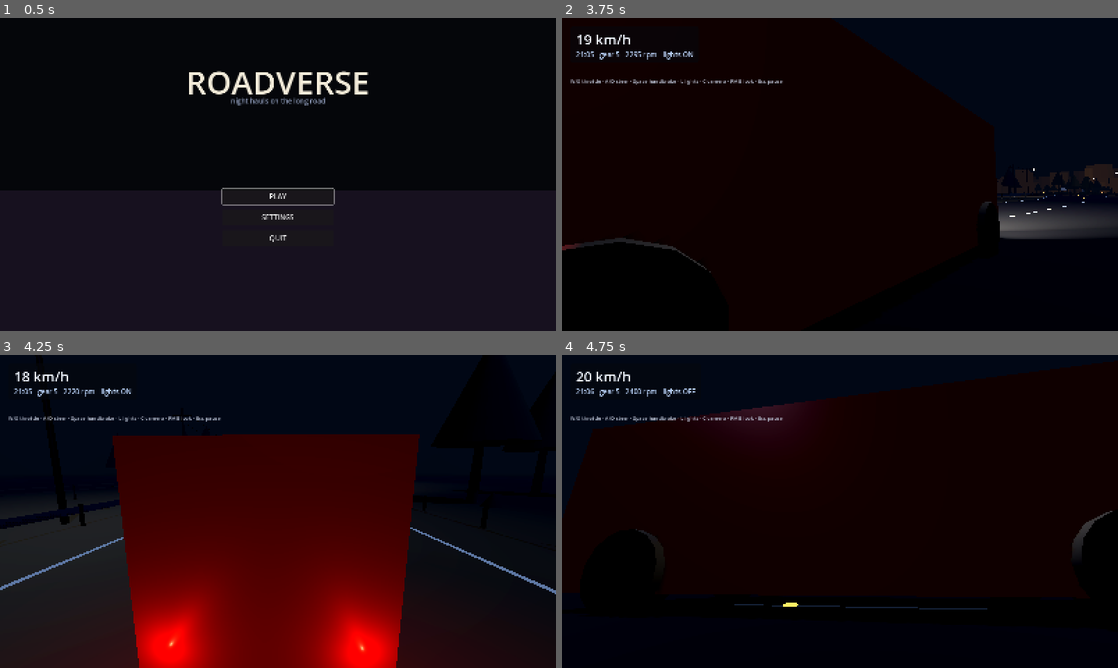
Above: before the commit, frames 1-4 (two rows, left to right).
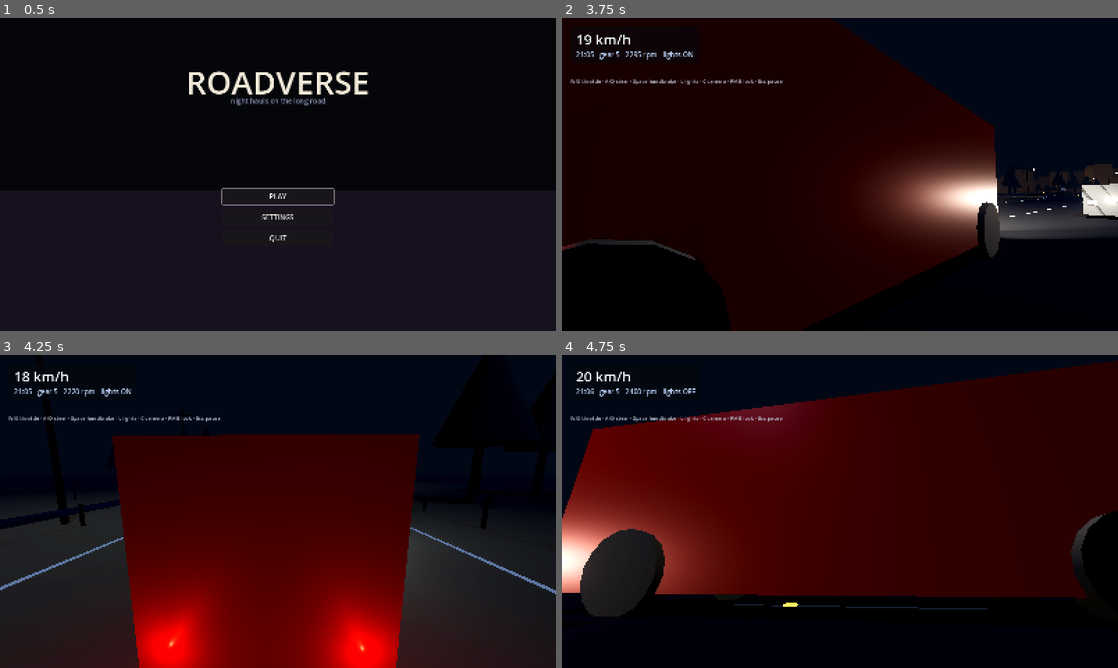
Above: after the commit, the same moments.

Repository: abbasTtBoy1235/Roadverse-Godot
Game: Godot game, scene res://scenes/menu.tscn
Two runs of this game, one before a commit and one after it. Both use one fixed random seed, a clock stepped at 60 frames per second and the inputs below.
Inputs (mouse positions are in pixels of both pictures, inside the frame that each line leads up to):
- Up to frame 1 (0.5 s): no input
- Up to frame 2 (3.75 s): click "PLAY" at 0.5 s; tap Enter at 1.25 s; move the mouse to (867, 174) at 1.27 s; hold W (rv_throttle) 1.28-2.03 s; hold E (rv_shift_up) from 1.28 s (still down); move the mouse to (812, 174) at 2.02 s; right-click (812, 174) at 2.1 s; tap W (rv_throttle) at 2.3 s; move the mouse to (851, 168) at 2.77 s; hold W (rv_throttle) 2.78-3.53 s; move the mouse to (834, 180) at 3.52 s; tap C (rv_toggle_camera) at 3.6 s
- Up to frame 3 (4.25 s): keep holding E (rv_shift_up); tap W (rv_throttle) at 3.8 s
- Up to frame 4 (4.75 s): keep holding E (rv_shift_up); move the mouse to (878, 514) at 4.27 s; hold W (rv_throttle) from 4.28 s (still down); tap L (rv_toggle_headlights) at 4.35 s

Frame 1 is identical in both runs. In frame 2, 10% of the frame differs, in the area x 0-100%, y 31-82%; in frame 3, 1.5%; in frame 4, 60%, in the area x 0-100%, y 4-84%.

Commit message:
feat: spinning wheels, synthesised engine audio and oncoming traffic
Wheels
- WheelVisuals spins each wheel mesh by get_rpm() and yaws the steered
  wheels; the pivot relies on Godot's YXZ Euler order so steering wraps
  around the spin. Each wheel gained a Spin pivot node.

Engine audio
- EngineAudio fills an AudioStreamGenerator with the four-stroke firing
  frequency (rpm/120*cylinders) plus harmonics, gain following revs and
  pedal load. No audio files: the sound is generated at runtime.
- TruckController exposes engine_load for the synth.

Traffic
- Traffic loops seven oncoming cars along the same curve, each with
  emissive lamps and one real light, so headlights sweep past at night.
  Visual only: no collision, no driving AI.

Tests: 26 new checks (engine_frequency, loudness, distance wrap, plus a
drive_state scene that proves wheels spin, front wheels steer, the synth
follows the revs and every traffic car moves). 219 checks total.

Diff:
--- a/scenes/main.tscn
+++ b/scenes/main.tscn
@@ -7,6 +7,7 @@
 [ext_resource type="Script" path="res://scripts/ui/hud.gd" id="5_hud"]
 [ext_resource type="Script" path="res://scripts/world/time_of_day.gd" id="6_time"]
 [ext_resource type="Script" path="res://scripts/ui/pause_menu.gd" id="7_pause"]
+[ext_resource type="Script" path="res://scripts/world/traffic.gd" id="8_traffic"]
 
 [sub_resource type="Environment" id="Env_night"]
 background_mode = 1
@@ -71,6 +72,10 @@
 [node name="Road" type="Node3D" parent="."]
 script = ExtResource("3_road")
 
+[node name="Traffic" type="Node3D" parent="."]
+script = ExtResource("8_traffic")
+road_path = NodePath("../Road")
+
 [node name="Truck" parent="." instance=ExtResource("2_truck")]
 position = Vector3(0, 1.2, 0)
 
--- a/scenes/truck.tscn
+++ b/scenes/truck.tscn
@@ -1,7 +1,9 @@
-[gd_scene load_steps=12 format=3]
+[gd_scene load_steps=14 format=3]
 
 [ext_resource type="Script" path="res://scripts/vehicle/truck_controller.gd" id="1_controller"]
 [ext_resource type="Script" path="res://scripts/vehicle/truck_lights.gd" id="2_lights"]
+[ext_resource type="Script" path="res://scripts/vehicle/wheel_visuals.gd" id="3_wheels"]
+[ext_resource type="Script" path="res://scripts/audio/engine_audio.gd" id="4_audio"]
 
 [sub_resource type="BoxShape3D" id="Shape_body"]
 size = Vector3(2.4, 2.6, 8.0)
@@ -67,7 +69,9 @@
 damping_relaxation = 1.5
 wheel_friction_slip = 3.0
 
-[node name="Visual" type="MeshInstance3D" parent="WheelFL"]
+[node name="Spin" type="Node3D" parent="WheelFL"]
+
+[node name="Visual" type="MeshInstance3D" parent="WheelFL/Spin"]
 rotation = Vector3(0, 0, 1.5708)
 mesh = SubResource("Mesh_wheel")
 material_override = SubResource("Mat_wheel")
@@ -85,7 +89,9 @@
 damping_relaxation = 1.5
 wheel_friction_slip = 3.0
 
-[node name="Visual" type="MeshInstance3D" parent="WheelFR"]
+[node name="Spin" type="Node3D" parent="WheelFR"]
+
+[node name="Visual" type="MeshInstance3D" parent="WheelFR/Spin"]
 rotation = Vector3(0, 0, 1.5708)
 mesh = SubResource("Mesh_wheel")
 material_override = SubResource("Mat_wheel")
@@ -102,7 +108,9 @@
 damping_relaxation = 1.5
 wheel_friction_slip = 3.0
 
-[node name="Visual" type="MeshInstance3D" parent="WheelRL"]
+[node name="Spin" type="Node3D" parent="WheelRL"]
+
+[node name="Visual" type="MeshInstance3D" parent="WheelRL/Spin"]
 rotation = Vector3(0, 0, 1.5708)
 mesh = SubResource("Mesh_wheel")
 material_override = SubResource("Mat_wheel")
@@ -119,7 +127,9 @@
 damping_relaxation = 1.5
 wheel_friction_slip = 3.0
 
-[node name="Visual" type="MeshInstance3D" parent="WheelRR"]
+[node name="Spin" type="Node3D" parent="WheelRR"]
+
+[node name="Visual" type="MeshInstance3D" parent="WheelRR/Spin"]
 rotation = Vector3(0, 0, 1.5708)
 mesh = SubResource("Mesh_wheel")
 material_override = SubResource("Mat_wheel")
@@ -156,3 +166,11 @@
 light_color = Color(1, 0.12, 0.06, 1)
 light_energy = 2.2
 omni_range = 6.0
+
+[node name="WheelVisuals" type="Node3D" parent="."]
+script = ExtResource("3_wheels")
+
+[node name="EngineAudio" type="AudioStreamPlayer" parent="."]
+volume_db = -6.0
+script = ExtResource("4_audio")
+truck_path = NodePath("..")
--- /dev/null
+++ b/scripts/audio/engine_audio.gd
@@ -0,0 +1,77 @@
+class_name EngineAudio
+extends AudioStreamPlayer
+## Procedural diesel engine sound, synthesised at runtime — no audio files.
+##
+## A four-stroke diesel fires cylinders/2 times per revolution, so the firing
+## frequency is rpm / 120 * cylinders. Harmonics on top of that give it the
+## lumpy low-frequency character a pure sine lacks.
+
+@export_range(2, 16) var cylinders := 6
+@export_range(4000, 48000) var sample_rate := 22050
+@export var master_gain := 0.22
+@export var idle_gain := 0.35
+@export var truck_path: NodePath
+
+var _playback: AudioStreamGeneratorPlayback
+var _phase := 0.0
+var _truck: TruckController
+
+
+## Firing frequency in Hz for a given engine speed.
+static func engine_frequency(rpm: float, cylinder_count: int) -> float:
+	var safe_rpm := maxf(0.0, rpm)
+	return maxf(12.0, safe_rpm / 120.0 * float(cylinder_count))
+
+
+## Overall loudness from engine speed and load, both 0..1.
+static func loudness(rpm_ratio: float, load: float) -> float:
+	var rev := clampf(rpm_ratio, 0.0, 1.0)
+	return clampf(0.55 + rev * 0.45 + clampf(load, 0.0, 1.0) * 0.25, 0.0, 1.4)
+
+
+func _ready() -> void:
+	_truck = get_node_or_null(truck_path) as TruckController
+
+	var generator := AudioStreamGenerator.new()
+	generator.mix_rate = float(sample_rate)
+	generator.buffer_length = 0.15
+	stream = generator
+
+	play()
+	_playback = get_stream_playback() as AudioStreamGeneratorPlayback
+
+
+func _process(_delta: float) -> void:
+	if _playback == null or _truck == null:
+		return
+
+	var frames := _playback.get_frames_available()
+	if frames <= 0:
+		return
+
+	var rpm := _truck.engine_rpm
+	var max_rpm := maxf(1.0, _truck.max_rpm)
+	var rpm_ratio := rpm / max_rpm
+
+	var frequency := engine_frequency(rpm, cylinders)
+	var increment := frequency / float(sample_rate)
+
+	var gain := master_gain * idle_gain * loudness(rpm_ratio, _truck.engine_load)
+
+	for i in frames:
+		_phase = fmod(_phase + increment, 1.0)
+		var angle := _phase * TAU
+
+		# Fundamental plus two harmonics: reads as a diesel rumble.
+		var sample := sin(angle) \
+			+ 0.42 * sin(angle * 2.0) \
+			+ 0.18 * sin(angle * 3.0) \
+			+ 0.08 * sin(angle * 4.0)
+
+		sample = clampf(sample * 0.55, -1.0, 1.0) * gain
+		_playback.push_frame(Vector2(sample, sample))
+
+
+## Test hook: the frequency the synth is currently running at.
+func current_frequency() -> float:
+	return engine_frequency(_truck.engine_rpm if _truck != null else 0.0, cylinders)
--- a/scripts/vehicle/truck_controller.gd
+++ b/scripts/vehicle/truck_controller.gd
@@ -32,6 +32,8 @@
 
 var gearbox: Gearbox
 var engine_rpm := 0.0
+## 0..1 pedal load, read by the engine audio synth.
+var engine_load := 0.0
 
 var _traction_wheels: Array[VehicleWheel3D] = []
 var _steer := 0.0
@@ -82,6 +84,7 @@
 
 func _apply_engine_and_brakes() -> void:
 	var throttle := Input.get_action_strength("rv_throttle")
+	engine_load = throttle
 	var brake_input := Input.get_action_strength("rv_brake")
 	var handbrake := Input.is_action_pressed("rv_handbrake")
 
--- /dev/null
+++ b/scripts/vehicle/wheel_visuals.gd
@@ -0,0 +1,52 @@
+class_name WheelVisuals
+extends Node3D
+## Spins the wheel meshes and turns the steered wheels. The physics wheels do not
+## move their children, so this keeps the visuals honest.
+##
+## Each VehicleWheel3D has a "Spin" child holding the mesh. Spin.rotation is
+## (spin_angle, steering, 0): Godot's Euler order YXZ applies the yaw first, so
+## steering wraps around the spin instead of the other way round.
+
+var _wheels: Array[VehicleWheel3D] = []
+var _spins: Array[Node3D] = []
+var _angles: Array[float] = []
+
+
+func _ready() -> void:
+	var truck := get_parent()
+
+	if truck == null:
+		return
+
+	for child in truck.get_children():
+		if child is not VehicleWheel3D:
+			continue
+
+		_wheels.append(child)
+		_spins.append(child.get_node_or_null("Spin") as Node3D)
+		_angles.append(0.0)
+
+
+func _physics_process(delta: float) -> void:
+	for i in _wheels.size():
+		var spin := _spins[i]
+		if spin == null:
+			continue
+
+		var wheel := _wheels[i]
+
+		# get_rpm() is the wheel's angular velocity in rad/s.
+		_angles[i] = wrapf(_angles[i] + wheel.get_rpm() * delta, -TAU, TAU)
+
+		# Physics steering is positive to the left, which matches a positive yaw.
+		spin.rotation = Vector3(_angles[i], wheel.steering, 0.0)
+
+
+## Test hook: how many wheels are being driven visually.
+func wheel_count() -> int:
+	return _wheels.size()
+
+
+## Test hook: current spin angle of a wheel in radians.
+func spin_angle(index: int) -> float:
+	return _angles[index] if index >= 0 and index < _angles.size() else 0.0
--- /dev/null
+++ b/scripts/world/traffic.gd
@@ -0,0 +1,145 @@
+class_name Traffic
+extends Node3D
+## Oncoming traffic. Cars drive the other way along the same road curve, looping
+## forever. At night the headlights are what sells the scene, so each car carries
+## two emissive lamps plus one light.
+##
+## Purely visual: they have no collision, so you can drive through them.
+
+@export var car_count := 7
+@export var road_path: NodePath
+@export var lane_offset := -3.3
+@export var speed_min := 15.0
+@export var speed_max := 26.0
+@export var spawn_spacing := 90.0
+@export var seed_value := 4711
+
+var _road: Node3D
+var _curve: Curve3D
+var _length := 0.0
+
+var _bodies: Array[Node3D] = []
+var _distances: Array[float] = []
+var _speeds: Array[float] = []
+
+
+## Keeps a car's position inside the road, looping at the ends.
+static func wrap_distance(distance: float, road_length: float) -> float:
+	if road_length <= 0.0:
+		return 0.0
+
+	return fposmod(distance, road_length)
+
+
+func _ready() -> void:
+	_road = get_node_or_null(road_path) as Node3D
+
+	if _road == null or not ("curve" in _road):
+		push_warning("Traffic: road_path must point at a RoadBuilder.")
+		return
+
+	_curve = _road.get("curve") as Curve3D
+
+	if _curve == null:
+		push_warning("Traffic: the road has no curve yet.")
+		return
+
+	_length = _curve.get_baked_length()
+	_spawn_cars()
+
+
+func _spawn_cars() -> void:
+	var rng := RandomNumberGenerator.new()
+	rng.seed = seed_value
+
+	for i in car_count:
+		var car := _build_car(i)
+		add_child(car)
+		_bodies.append(car)
+
+		_distances.append(wrap_distance(spawn_spacing * float(i) + rng.randf_range(-12.0, 12.0), _length))
+		_speeds.append(rng.randf_range(speed_min, speed_max))
+
+
+func _build_car(index: int) -> Node3D:
+	var car := Node3D.new()
+	car.name = "Car%d" % index
+
+	var body_mesh := BoxMesh.new()
+	body_mesh.size = Vector3(1.9, 1.5, 4.3)
+
+	var body := MeshInstance3D.new()
+	body.mesh = body_mesh
+	body.material_override = _body_material()
+	body.position = Vector3(0.0, 0.9, 0.0)
+	car.add_child(body)
+
+	var lamp_mesh := BoxMesh.new()
+	lamp_mesh.size = Vector3(0.32, 0.22, 0.08)
+	var lamp_material := _lamp_material()
+
+	for side: float in [-0.62, 0.62]:
+		var lamp := MeshInstance3D.new()
+		lamp.mesh = lamp_mesh
+		lamp.material_override = lamp_material
+		lamp.position = Vector3(side, 0.75, -2.16)
+		car.add_child(lamp)
+
+	# One real light per car so the road actually lights up as they approach.
+	var light := OmniLight3D.new()
+	light.position = Vector3(0.0, 0.9, -2.6)
+	light.light_color = Color(1.0, 0.95, 0.85)
+	light.light_energy = 3.0
+	light.omni_range = 22.0
+	light.shadow_enabled = false
+	car.add_child(light)
+
+	return car
+
+
+func _body_material() -> StandardMaterial3D:
+	var material := StandardMaterial3D.new()
+	material.albedo_color = Color(0.09, 0.1, 0.12)
+	material.metallic = 0.5
+	material.roughness = 0.4
+	return material
+
+
+func _lamp_material() -> StandardMaterial3D:
+	var material := StandardMaterial3D.new()
+	material.albedo_color = Color(1.0, 0.96, 0.9)
+	material.emission_enabled = true
+	material.emission = Color(1.0, 0.93, 0.8)
+	material.emission_energy_multiplier = 6.0
+	return material
+
+
+func _physics_process(delta: float) -> void:
+	if _curve == null:
+		return
+
+	for i in _bodies.size():
+		# Oncoming cars travel towards the player, i.e. backwards along the curve.
+		_distances[i] = wrap_distance(_distances[i] - _speeds[i] * delta, _length)
+		_bodies[i].transform = _frame(_distances[i])
+
+
+## Position and orientation on the road, facing back down the curve.
+func _frame(distance: float) -> Transform3D:
+	var point := _curve.sample_baked(clampf(distance, 0.0, _length))
+	var ahead := _curve.sample_baked(clampf(distance - 1.0, 0.0, _length))
+	var behind := _curve.sample_baked(clampf(distance + 1.0, 0.0, _length))
+
+	var forward := (ahead - behind).normalized()
+	if forward.length() < 0.001:
+		forward = Vector3.FORWARD
+
+	var right := forward.cross(Vector3.UP).normalized()
+	var basis := Basis(right, Vector3.UP, -forward)
+
+	return Transform3D(basis, point + right * lane_offset)
+
+
+## Test hook: distances of the live cars.
+func car_distances() -> Array[float]:
+	return _distances.duplicate()
--- /dev/null
+++ b/tests/drive_state.gd
@@ -0,0 +1,115 @@
+extends Node3D
+## Integration test: drives the real scene and checks that the wheels turn, the
+## engine synth follows the revs, and the traffic moves along the road.
+##
+##   godot --headless --path . res://tests/drive_state.tscn
+
+const DRIVE_SECONDS := 4.0
+const STEER_SECONDS := 1.5
+
+var _game: Node3D
+var _truck: TruckController
+var _wheels: WheelVisuals
+var _audio: EngineAudio
+var _traffic: Node3D
+
+var _elapsed := 0.0
+var _phase := 0
+var _spin_before := 0.0
+var _traffic_before: Array[float] = []
+var _failures := 0
+
+
+func _ready() -> void:
+	_game = (load("res://scenes/main.tscn") as PackedScene).instantiate()
+	add_child(_game)
+
+	_truck = _game.get_node("Truck") as TruckController
+	_wheels = _truck.get_node("WheelVisuals") as WheelVisuals
+	_audio = _truck.get_node("EngineAudio") as EngineAudio
+	_traffic = _game.get_node("Traffic") as Node3D
+
+	_check(_truck != null, "truck found")
+	_check(_wheels != null, "wheel visuals found")
+	_check(_audio != null, "engine audio found")
+	_check(_traffic != null, "traffic found")
+
+	if _wheels != null:
+		_check(_wheels.wheel_count() == 4, "all four wheels are driven visually (%d)" % _wheels.wheel_count())
+		_spin_before = _wheels.spin_angle(0)
+
+	_traffic_before = _traffic.call("car_distances")
+	_check(_traffic_before.size() == int(_traffic.get("car_count")),
+		"traffic spawned %d cars" % _traffic_before.size())
+
+	Input.action_press("rv_throttle", 1.0)
+
+
+func _physics_process(delta: float) -> void:
+	_elapsed += delta
+
+	if _phase == 0 and _elapsed >= DRIVE_SECONDS:
+		_phase = 1
+		_check_drive()
+		Input.action_press("rv_steer_right", 1.0)
+
+	elif _phase == 1 and _elapsed >= DRIVE_SECONDS + STEER_SECONDS:
+		_phase = 2
+		_check_steering()
+		Input.action_release("rv_steer_right")
+		Input.action_release("rv_throttle")
+		_finish()
+
+
+func _check_drive() -> void:
+	if _wheels != null:
+		_check(absf(_wheels.spin_angle(0) - _spin_before) > 0.5, "wheels spin while driving")
+
+	if _audio != null:
+		var frequency := _audio.current_frequency()
+		_check(frequency > 30.0, "engine synth runs at a believable pitch (%.0f Hz)" % frequency)
+
+	if _traffic != null:
+		var after: Array[float] = _traffic.call("car_distances")
+		var moved := 0
+		for i in mini(after.size(), _traffic_before.size()):
+			if absf(after[i] - _traffic_before[i]) > 0.5:
+				moved += 1
+		_check(moved > 0, "traffic cars move along the road (%d of %d moved)" % [moved, after.size()])
+
+	var speed := _truck.speed_kph()
+	_check(speed > 8.0, "truck is actually moving (%.0f km/h)" % speed)
+
+
+func _check_steering() -> void:
+	var wheel := _truck.get_node_or_null("WheelFL") as VehicleWheel3D
+	_check(wheel != null, "front wheel exists")
+
+	if wheel == null:
+		return
+
+	var spin := wheel.get_node_or_null("Spin") as Node3D
+	_check(spin != null, "front wheel has a spin pivot")
+
+	if spin == null:
+		return
+
+	_check(absf(spin.rotation.y) > 0.01, "front wheels visually steer (%.2f rad)" % spin.rotation.y)
+	_check(spin.rotation.y < 0.0, "steering right turns the wheels right (negative yaw)")
+
+
+func _finish() -> void:
+	if _failures == 0:
+		print("[drive] PASS")
+		get_tree().quit(0)
+	else:
+		printerr("[drive] FAIL (%d checks)" % _failures)
+		get_tree().quit(1)
+
+
+func _check(condition: bool, message: String) -> void:
+	if condition:
+		print("  ok   %s" % message)
+	else:
+		_failures += 1
+		printerr("  FAIL %s" % message)
--- /dev/null
+++ b/tests/drive_state.tscn
@@ -0,0 +1,6 @@
+[gd_scene load_steps=2 format=3]
+
+[ext_resource type="Script" path="res://tests/drive_state.gd" id="1_drive"]
+
+[node name="DriveStateTest" type="Node3D"]
+script = ExtResource("1_drive")
--- /dev/null
+++ b/tests/test_audio_traffic.gd
@@ -0,0 +1,64 @@
+extends SceneTree
+## Headless tests for the pure audio and traffic maths.
+##
+##   godot --headless --path . --script res://tests/test_audio_traffic.gd
+
+var _checks := 0
+var _failures := 0
+
+
+func _initialize() -> void:
+	print("[audio/traffic] running tests")
+
+	_test_firing_frequency_scales_with_rpm()
+	_test_firing_frequency_floor()
+	_test_loudness_curve()
+	_test_distance_wraps()
+	_test_zero_length_is_safe()
+
+	print("[audio/traffic] %d checks, %d failures" % [_checks, _failures])
+	quit(1 if _failures > 0 else 0)
+
+
+func _check(condition: bool, message: String) -> void:
+	_checks += 1
+	if condition:
+		print("  ok   %s" % message)
+	else:
+		_failures += 1
+		printerr("  FAIL %s" % message)
+
+
+func _test_firing_frequency_scales_with_rpm() -> void:
+	# Six cylinders, four strokes: rpm / 120 * cylinders.
+	_check(is_equal_approx(EngineAudio.engine_frequency(1200.0, 6), 60.0),
+		"1200 rpm on six cylinders is 60 Hz")
+	_check(is_equal_approx(EngineAudio.engine_frequency(2400.0, 6), 120.0),
+		"2400 rpm is twice that")
+
+	var low := EngineAudio.engine_frequency(800.0, 6)
+	var high := EngineAudio.engine_frequency(2000.0, 6)
+	_check(high > low, "frequency rises with rpm (%.0f -> %.0f)" % [low, high])
+
+
+func _test_firing_frequency_floor() -> void:
+	_check(EngineAudio.engine_frequency(0.0, 6) >= 12.0, "a stopped engine still has a minimum pitch")
+	_check(is_finite(EngineAudio.engine_frequency(0.0, 6)), "frequency is finite at zero rpm")
+
+
+func _test_loudness_curve() -> void:
+	var idle := EngineAudio.loudness(0.25, 0.0)
+	var revved := EngineAudio.loudness(0.9, 1.0)
+	_check(revved > idle, "load and revs raise the volume (%.2f -> %.2f)" % [idle, revved])
+	_check(EngineAudio.loudness(2.0, 5.0) <= 1.4, "loudness is clamped")
+	_check(EngineAudio.loudness(0.0, 0.0) > 0.0, "the engine is audible at idle")
+
+
+func _test_distance_wraps() -> void:
+	_check(is_equal_approx(Traffic.wrap_distance(250.0, 200.0), 50.0), "distance wraps past the end")
+	_check(is_equal_approx(Traffic.wrap_distance(-10.0, 200.0), 190.0), "negative distance wraps to the end")
+	_check(is_equal_approx(Traffic.wrap_distance(75.0, 200.0), 75.0), "distance inside the road is untouched")
+
+
+func _test_zero_length_is_safe() -> void:
+	_check(is_equal_approx(Traffic.wrap_distance(10.0, 0.0), 0.0), "a zero-length road does not divide by zero")
Not shown: 1 places in scenes/main.tscn that only renumber resources
Not shown, added: scripts/audio/engine_audio.gd.uid
Not shown, added: scripts/vehicle/wheel_visuals.gd.uid
Not shown, added: scripts/world/traffic.gd.uid
Not shown, added: tests/drive_state.gd.uid
Not shown, added: tests/test_audio_traffic.gd.uid
Not shown, changed: tools/verify.sh
